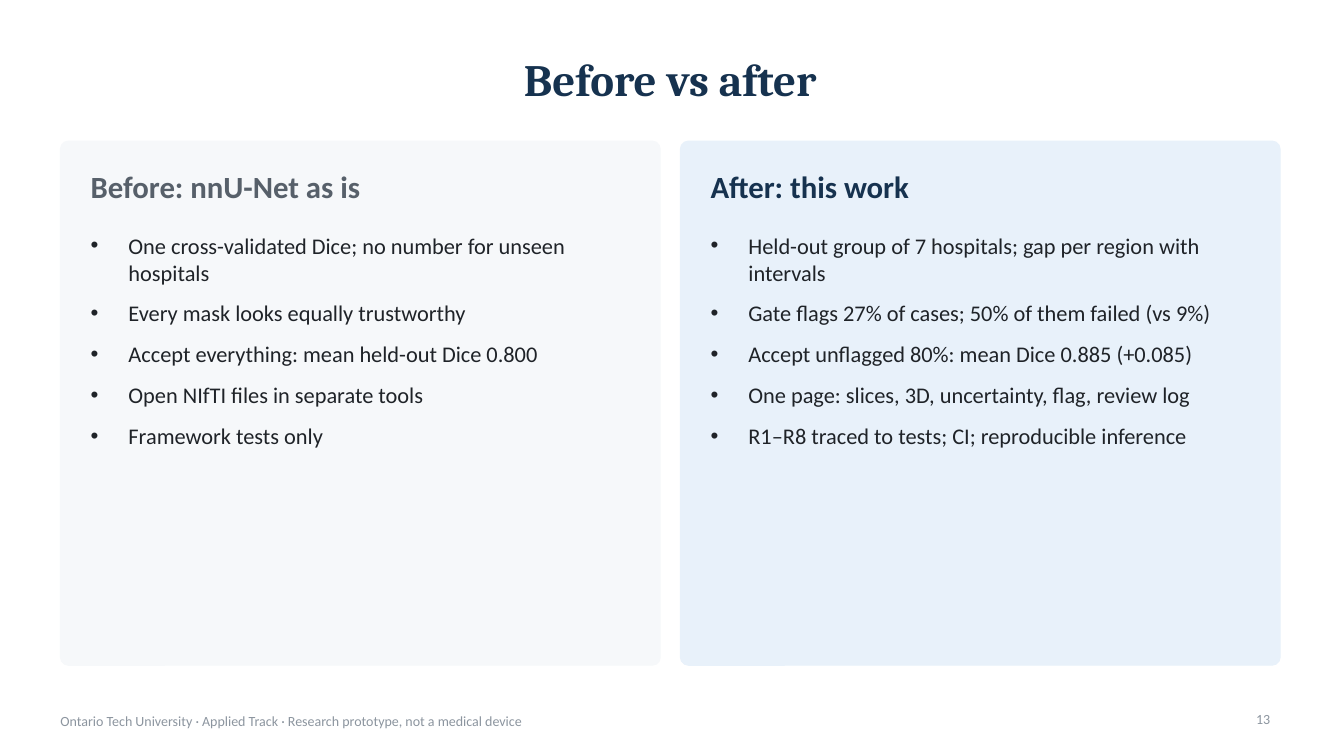
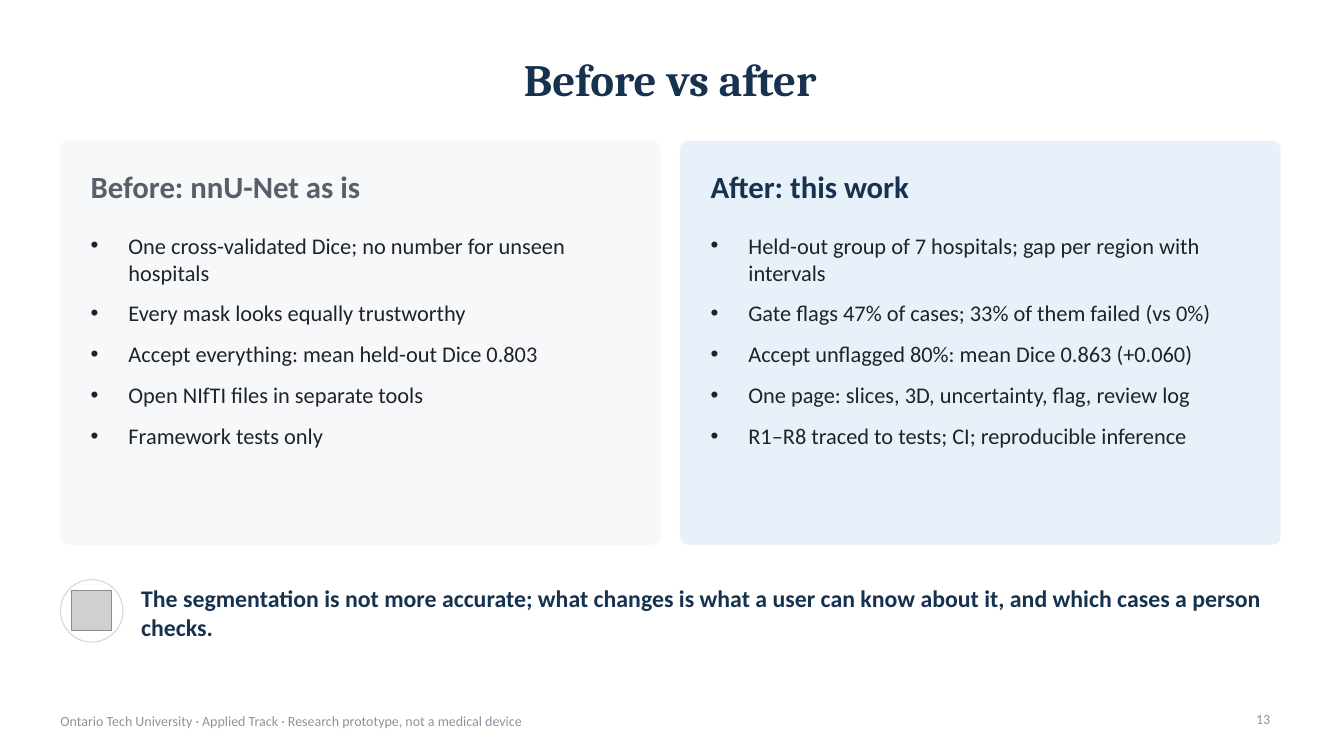
Before and after one commit to DevPatel1704/brain-tumor-qc, a slide deck: slide 13 of docs/slides/btqc_presentation.pptx. Drawn at 1344x756 pixels with LibreOffice and Linux fonts; fonts in the diff are those of the drawing; grey boxes stand for pictures. Boxes give left, top, right and bottom in pixels: in the first picture for what was removed or moved away, otherwise in the second. Text is boxed around its words. In the diff, an @@ line names an element or a change of style, - is before the commit and + after.

Commit message:
Final report and slides on the 98-case pilot
Baseline evaluated on 98 seeded test cases (val 33, in-site 33, held-out 32);
test-time adaptation (E3) and 8-flip vs 1-flip (E4) results added. Report
wording follows the data: no region improves significantly after Holm, and
the largest drop is reported for tumor core and enhancing tumor together.
Tables no longer split mid-row; headings stay with their content.

```diff
--- a/docs/slides/btqc_presentation.pptx
+++ b/docs/slides/btqc_presentation.pptx
@@ rounded rectangle: place and size @@
-rounded rectangle at [60,141,660,665]
+rounded rectangle at [60,141,660,544]
@@ rounded rectangle at [60,141,660,544]: proportions changed @@
@@ rounded rectangle at [681,141,1280,544]: proportions changed @@
@@ rounded rectangle: place and size @@
-rounded rectangle at [681,141,1280,665]
+rounded rectangle at [681,141,1280,544]
@@ text at [748,305,1210,366]: text changed @@
-• Gate flags 27% of cases; 50% of them failed (vs 9%)
-• Accept unflagged 80%: mean Dice 0.885 (+0.085)
+• Gate flags 47% of cases; 33% of them failed (vs 0%)
+• Accept unflagged 80%: mean Dice 0.863 (+0.060)
@@ text at [128,346,537,366]: text changed @@
-• Accept everything: mean held-out Dice 0.800
+• Accept everything: mean held-out Dice 0.803
@@ ellipse added at [60,580,123,642], fill #FFFFFF, outline #D0D7DE 0.75 pt @@
@@ picture added at [72,591,112,631] @@
@@ text added at [141,590,1260,636], 17 pt, text #16324F, bold @@
+The segmentation is not more accurate; what changes is what a user can know about it, and which cases a person checks.
```
Also in this commit, not shown: 10 other slides changed, 50 other files.
